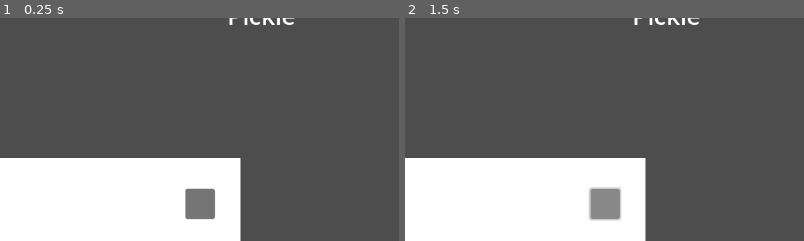
Above: before the commit, frames 1-2 (left to right).
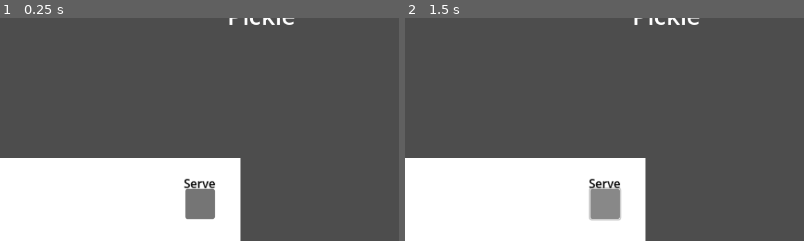
Above: after the commit, the same moments.

Repository: MooseGamerL/BananaPants
Game: Godot game, scene res://Scenes/main.tscn
Same seed, same stepped clock (60 frames per second), same inputs: the game is played once before the commit and once after it.
Inputs (mouse positions are % of the whole screen's width and height, from its top left):
- Up to frame 1 (0.25 s): no input
- Up to frame 2 (1.5 s): click (70, 92) at 0.5 s; click (70, 92) at 1.25 s
The pictures show only the part of the screen within x 44-94%, y 50-100%; the shares and areas given below are measured in that part.

The runs differ from the first frame. In frame 1, 0.2% of the frame differs, in the area x 46-54%, y 71-77%; in frame 2, 0.2%.

Commit message:
v1.91
fixed plate not resetting/re ordering bug

Diff:
--- a/Scenes/main.tscn
+++ b/Scenes/main.tscn
@@ -280,10 +280,20 @@
 scale = Vector2(1.0657, 1.09005)
 
 [node name="Serve Button" type="Button" parent="Counter"]
+layout_mode = 0
 offset_left = 402.552
 offset_top = 41.2825
 offset_right = 442.552
 offset_bottom = 81.2825
+
+[node name="Label" type="Label" parent="Counter/Serve Button"]
+layout_mode = 0
+offset_left = -2.021
+offset_top = -19.003
+offset_right = 40.979
+offset_bottom = 3.997
+theme_override_colors/font_color = Color(0, 0, 0, 1)
+text = "Serve"
 
 [node name="Order Label" type="Label" parent="."]
 offset_left = 841.0
--- a/Scripts/Draggable.gd
+++ b/Scripts/Draggable.gd
@@ -60,6 +60,7 @@
 	if zone:
 		on_dropped_on_zone(zone)
 	else:
+		leave_plate()
 		on_dropped_outside()
 
 func return_home() -> void:
@@ -81,6 +82,7 @@
 	_plate.add(self)
 
 func leave_plate() -> void:
+	print("left plate")
 	if plate:
 		plate.remove(self)
 		plate = null
--- a/Scripts/Plate.gd
+++ b/Scripts/Plate.gd
@@ -6,8 +6,8 @@
 
 func add(_item: Draggable) -> void:
 	print("add 2 plate")
-	if not items.has(_item):
-		items.append(_item)
+	items.erase(_item)
+	items.append(_item)
 	print("set z-index: %d " % [next_z])
 	_item.z_index = next_z
 	print(_item.z_index, " ", _item.item_name())
@@ -15,6 +15,7 @@
 	log_items()
 
 func remove(_item: Draggable) -> void:
+	print("Item was removed")
 	if items.has(_item):
 		items.erase(_item)
 		print("Setting z-index 0")
--- a/icon.svg
+++ /dev/null
@@ -1 +0,0 @@
-<svg xmlns="http://www.w3.org/2000/svg" width="128" height="128"><rect width="124" height="124" x="2" y="2" fill="#363d52" stroke="#212532" stroke-width="4" rx="14"/><g fill="#fff" transform="translate(12.322 12.322)scale(.101)"><path d="M105 673v33q407 354 814 0v-33z"/><path fill="#478cbf" d="m105 673 152 14q12 1 15 14l4 67 132 10 8-61q2-11 15-15h162q13 4 15 15l8 61 132-10 4-67q3-13 15-14l152-14V427q30-39 56-81-35-59-83-108-43 20-82 47-40-37-88-64 7-51 8-102-59-28-123-42-26 43-46 89-49-7-98 0-20-46-46-89-64 14-123 42 1 51 8 102-48 27-88 64-39-27-82-47-48 49-83 108 26 42 56 81zm0 33v39c0 276 813 276 814 0v-39l-134 12-5 69q-2 10-14 13l-162 11q-12 0-16-11l-10-65H446l-10 65q-4 11-16 11l-162-11q-12-3-14-13l-5-69z"/><path d="M483 600c0 34 58 34 58 0v-86c0-34-58-34-58 0z"/><circle cx="725" cy="526" r="90"/><circle cx="299" cy="526" r="90"/></g><g fill="#414042" transform="translate(12.322 12.322)scale(.101)"><circle cx="307" cy="532" r="60"/><circle cx="717" cy="532" r="60"/></g></svg>
--- a/project.godot
+++ b/project.godot
@@ -13,4 +13,3 @@
 config/name="I'm Cooked"
 run/main_scene="uid://cd78picbchuph"
 config/features=PackedStringArray("4.4", "Forward Plus")
-config/icon="res://icon.svg"
Not shown, removed: icon.svg.import
